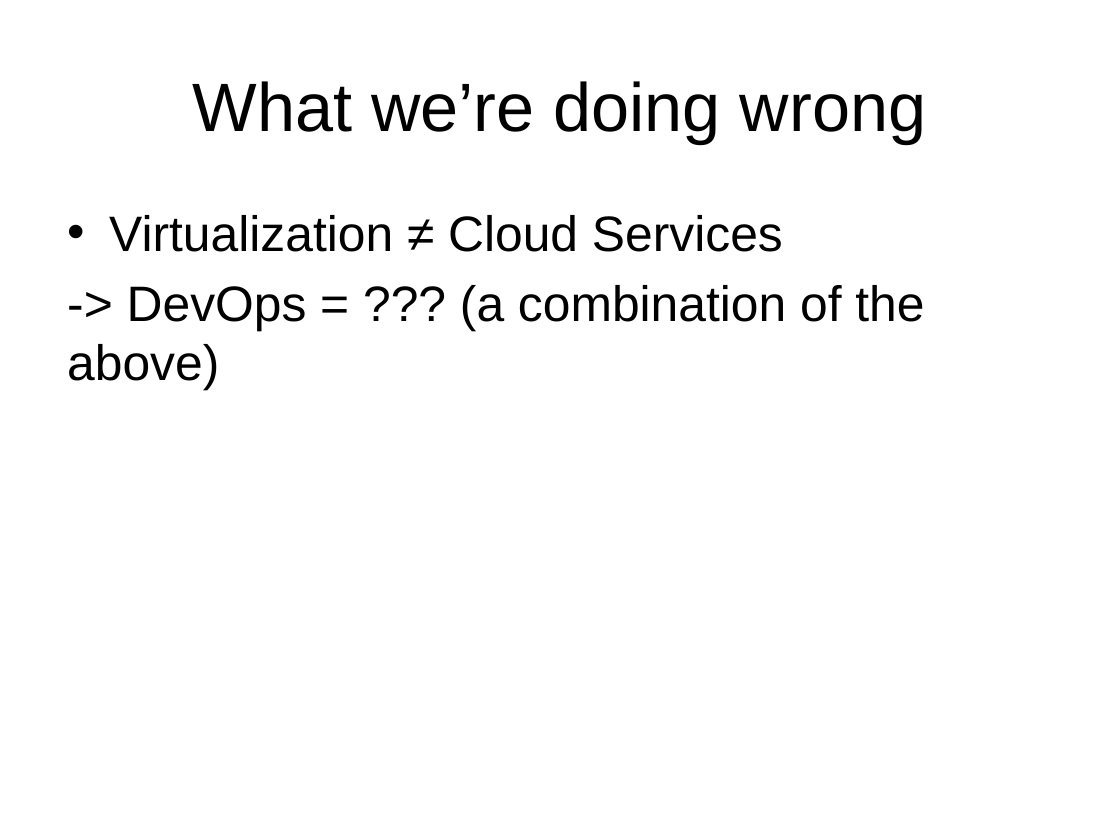
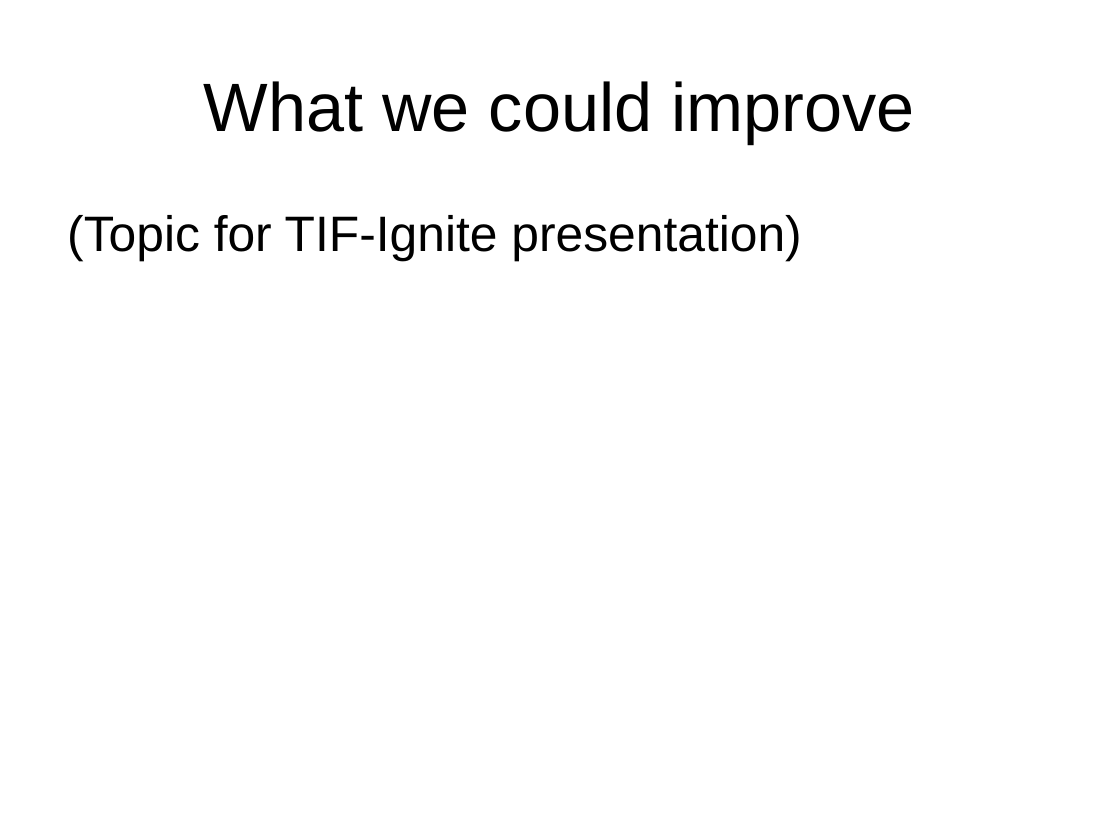
Before and after one commit to acgetchell/Presentations, a slide deck: slide 9 of OnlinePrePurchasing.pptx. Drawn at 1120x840 pixels with LibreOffice and Linux fonts; fonts in the diff are those of the drawing; background and template pictures are left out. Boxes give left, top, right and bottom in pixels: in the first picture for what was removed or moved away, otherwise in the second. Text is boxed around its words. In the diff, an @@ line names an element or a change of style, - is before the commit and + after.

```diff
--- a/OnlinePrePurchasing.pptx
+++ b/OnlinePrePurchasing.pptx
@@ title at [204, 81, 914, 143]: text changed @@
-What we’re doing wrong
+What we could improve
@@ text at [67, 215, 801, 261]: text changed @@
-• Virtualization ≠ Cloud Services
--> DevOps = ??? (a combination of the above)
+(Topic for TIF-Ignite presentation)
```
Also in this commit, not shown: 2 other slides changed, 3 slides added, 6 slides removed, 1 other file.
